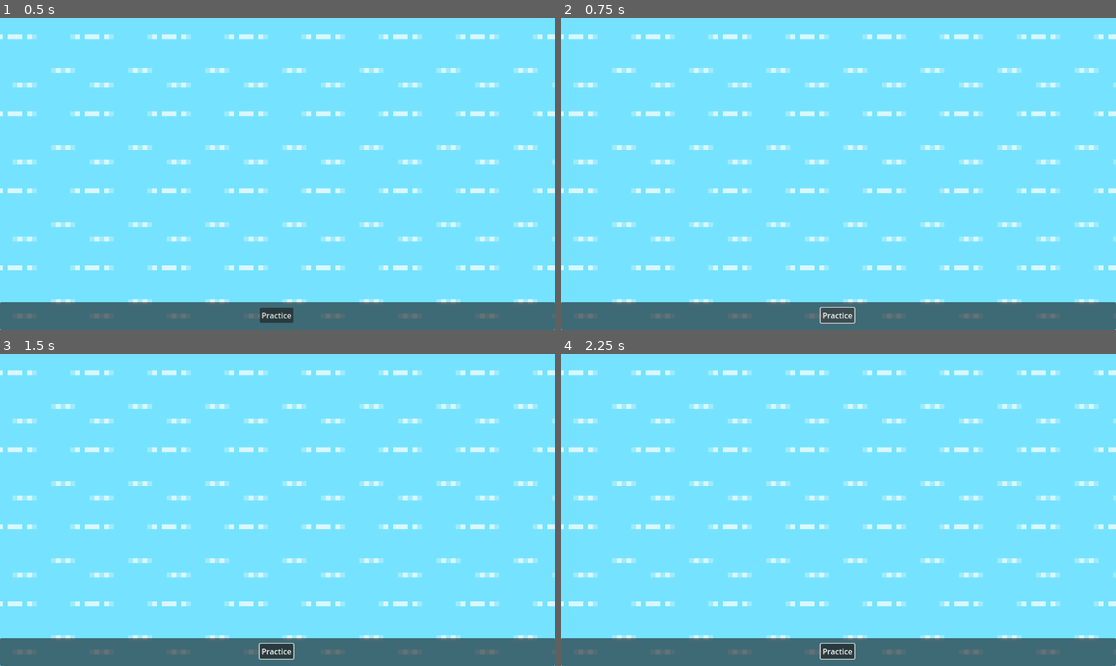
Above: before the commit, frames 1-4 (two rows, left to right).
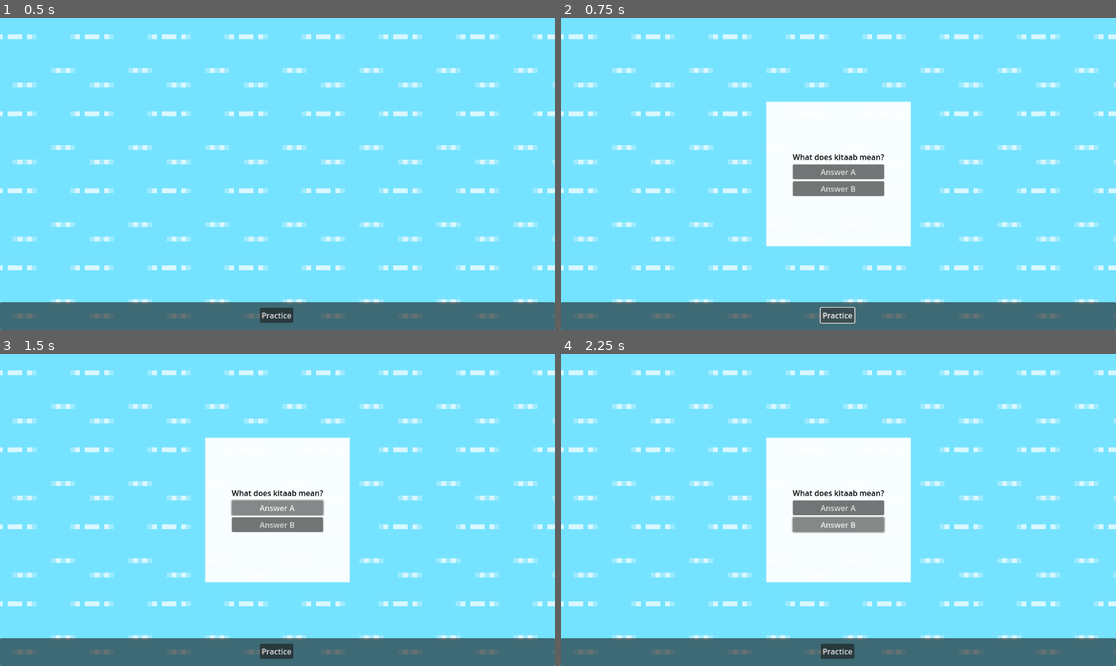
Above: after the commit, the same moments.

Repository: koljapluemer/vocab-city
Game: Godot game, scene res://scenes/Game.tscn
The game is run twice, just before and just after one commit, with the same random seed, the same clock (stepped at 60 frames per second) and the same inputs.
Inputs (mouse positions are in pixels of both pictures, inside the frame that each line leads up to):
- Up to frame 1 (0.5 s): no input
- Up to frame 2 (0.75 s): click "Practice" at 0.5 s
- Up to frame 3 (1.5 s): click (277, 506) at 1.25 s, where only the run after the commit has a clickable "Answer A"
- Up to frame 4 (2.25 s): click (838, 525) at 2 s, where only the run after the commit has a clickable "Answer B"

Frame 1 is identical in both runs. In frame 2, 12% of the frame differs, in the area x 36-64%, y 26-74%; in frame 3, 12%, in the area x 36-64%, y 26-98%; in frame 4, 12%.

Commit message:
add very basic practice ui

Diff:
--- a/scenes/Game.tscn
+++ b/scenes/Game.tscn
@@ -12,6 +12,8 @@
 bg_color = Color(0.968627, 0.968627, 0.968627, 1)
 
 [sub_resource type="CanvasItemMaterial" id="CanvasItemMaterial_jo6pu"]
+
+[sub_resource type="Theme" id="Theme_lkwf7"]
 
 [node name="Game" type="Node2D"]
 script = ExtResource("1_o0i1w")
@@ -81,6 +83,7 @@
 layout_mode = 0
 offset_right = 1148.0
 offset_bottom = 55.0
+theme = SubResource("Theme_lkwf7")
 
 [node name="PracticeButton" type="Button" parent="UI/Panel/CenterContainer"]
 layout_mode = 2
@@ -88,3 +91,4 @@
 
 [connection signal="pressed" from="Grid/SideBar/Panel/Container/ButtonConfirm" to="Grid" method="_on_button_confirm_pressed"]
 [connection signal="pressed" from="Grid/SideBar/Panel/Container/ButtonCancel" to="Grid" method="_on_button_cancel_pressed"]
+[connection signal="pressed" from="UI/Panel/CenterContainer/PracticeButton" to="." method="_on_practice_button_pressed"]
--- /dev/null
+++ b/scenes/prefabs/PracticeInterface.tscn
@@ -0,0 +1,50 @@
+[gd_scene load_steps=3 format=3 uid="uid://bmk0tqy5poyia"]
+
+[sub_resource type="StyleBoxFlat" id="StyleBoxFlat_xt4kp"]
+bg_color = Color(1, 1, 1, 0.945098)
+
+[sub_resource type="CanvasItemMaterial" id="CanvasItemMaterial_dorhj"]
+
+[node name="PracticeInterface" type="CanvasLayer"]
+layer = 10
+
+[node name="Panel" type="Panel" parent="."]
+anchors_preset = 8
+anchor_left = 0.5
+anchor_top = 0.5
+anchor_right = 0.5
+anchor_bottom = 0.5
+offset_left = -150.0
+offset_top = -150.0
+offset_right = 150.0
+offset_bottom = 150.0
+grow_horizontal = 2
+grow_vertical = 2
+size_flags_vertical = 3
+theme_override_styles/panel = SubResource("StyleBoxFlat_xt4kp")
+
+[node name="Container" type="CenterContainer" parent="Panel"]
+layout_mode = 1
+anchors_preset = 15
+anchor_right = 1.0
+anchor_bottom = 1.0
+grow_horizontal = 2
+grow_vertical = 2
+
+[node name="VBoxContainer" type="VBoxContainer" parent="Panel/Container"]
+material = SubResource("CanvasItemMaterial_dorhj")
+layout_mode = 2
+alignment = 1
+
+[node name="QuestionLabel" type="Label" parent="Panel/Container/VBoxContainer"]
+layout_mode = 2
+theme_override_colors/font_color = Color(0, 0, 0, 1)
+text = "What does kitaab mean?"
+
+[node name="Answer1" type="Button" parent="Panel/Container/VBoxContainer"]
+layout_mode = 2
+text = "Answer A"
+
+[node name="Answer2" type="Button" parent="Panel/Container/VBoxContainer"]
+layout_mode = 2
+text = "Answer B"
--- a/scripts/Game.gd
+++ b/scripts/Game.gd
@@ -10,3 +10,10 @@
 	if (Input.is_action_just_pressed("mb_left")):
 		pass
 		# print("left click on: ", get_global_mouse_position())
+
+
+
+func _on_practice_button_pressed():
+	var interface = load("res://scenes/prefabs/PracticeInterface.tscn")
+	var inst = interface.instantiate()
+	add_child(inst)
Not shown: 1 places in scenes/Game.tscn that only renumber resources
